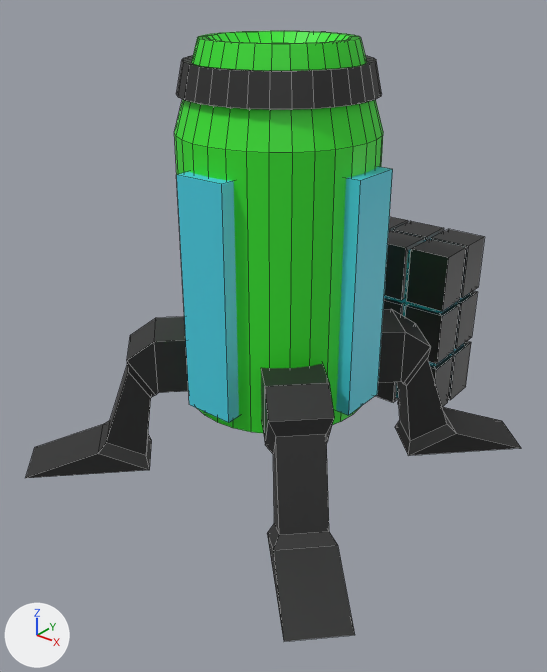
An edit to the Blender file SerenityGardenTD/Assets/_SerenityGardenTD/ART/Meshes/Turrets/Excavator/excavator1.blend, drawn before and after from the same camera.
Camera for both pictures: a 50 mm lens placed at (2.6, -3.29, 2.85), pointed at (0.03, -0.09, 0.86). Every picture has the same lights, and +X, +Y and +Z are marked at lower left. Mesh edges are drawn as thin lines.

In view in the first picture: 'Body', 'Body.001', 'Legs', 'Plates', 'Plates.001', 'ResourceCubes'.
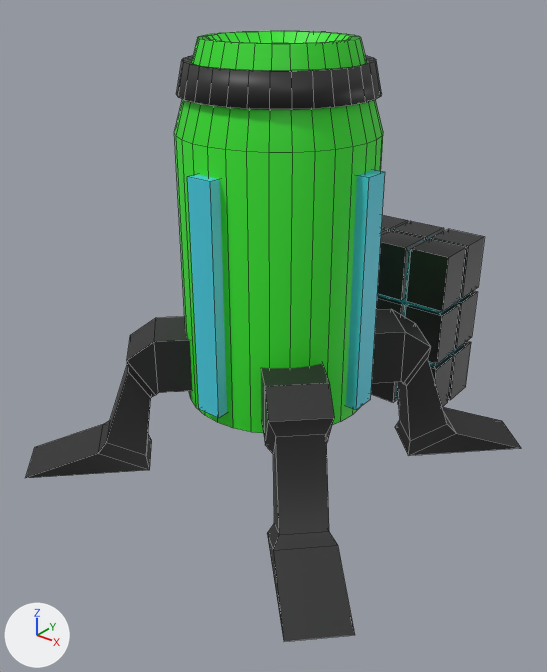
What changed in the scene script:
```text
Change me_cylinder_003:
    where me_cylinder_003.from_pydata(...)  # 224 vertices, 194 faces; spans x -0.56..0.56, y -0.56..0.56, z 0.48..2.53
    used by ob_body; parent = ob_legs; location = (0.0, 0.0, 0.0)
    me_cylinder_003 part 1: edges marked sharp go from 0 to 128
Change me_cylinder_004:
    where me_cylinder_004.from_pydata(...)  # 64 vertices, 32 faces; spans x -0.493..0.493, y -0.493..0.493, z 2.246..2.414
    used by ob_body_001; parent = ob_legs; location = (0.0, 0.0, 0.0)
    me_cylinder_004 part 2: all faces are now shaded smooth (32 of 32 changed)
Change me_cube_009:
    where me_cube_009.from_pydata(...)  # 8 vertices, 6 faces; spans x 0.522..0.627, y -0.146..0.162, z 0.565..1.913
    used by ob_plates_001; parent = ob_body; location = (0.0, 0.0, 0.0)
    me_cube_009 part 3: the whole mesh is scaled about its middle by (1, 0.5, 1)
Change me_cube_010:
    used by ob_plates; parent = ob_body; location = (0.0, 0.0, 0.0)
    remove me_cube_010.from_pydata(...)  # 8 vertices, 6 faces; spans x -0.162..0.146, y 0.522..0.627, z 0.565..1.913
    add me_cube_010.from_pydata(...)  # 16 vertices, 12 faces; spans x -0.085..0.069, y -0.627..0.627, z 0.565..1.913
    me_cube_010 part 4: the whole mesh is rebuilt
Change ob_plates:
    remove _m = ob_plates.modifiers.new('Mirror', 'MIRROR')
    remove _m.use_axis = (False, True, False)
```

Changed parts and their boxes (x1, y1, x2, y2) in the pictures (547 x 672 px):
'Plates', reshaped, modifiers changed
    before: (176, 171, 239, 422)
    after: (187, 174, 227, 418)
'Plates.001', mesh rescaled
    before: (336, 166, 393, 415)
    after: (346, 170, 385, 410)
part 1 of me_cylinder_003, shading changed
    both: (174, 31, 383, 433)
part 2 of me_cylinder_004, shading changed
    both: (176, 55, 382, 110)
